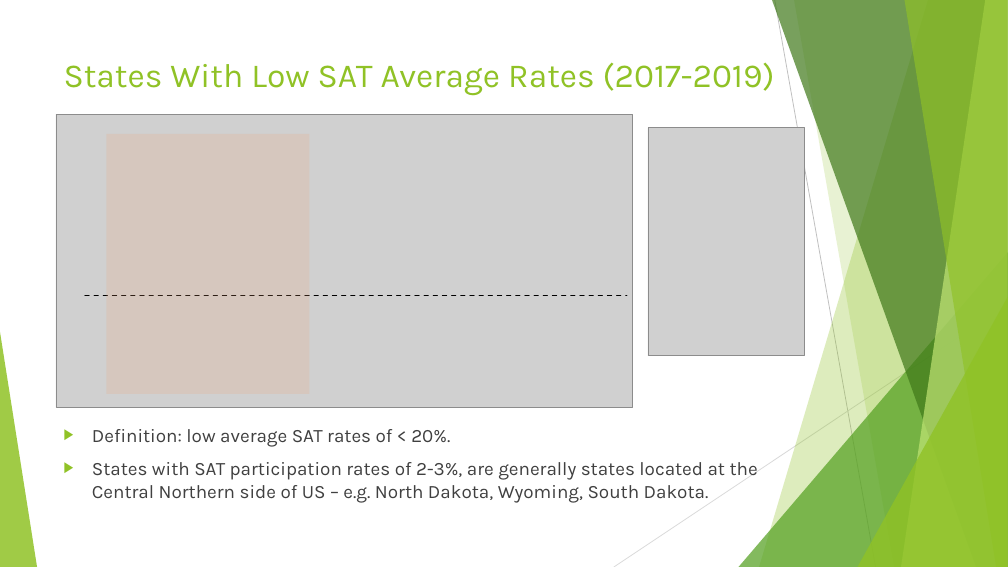
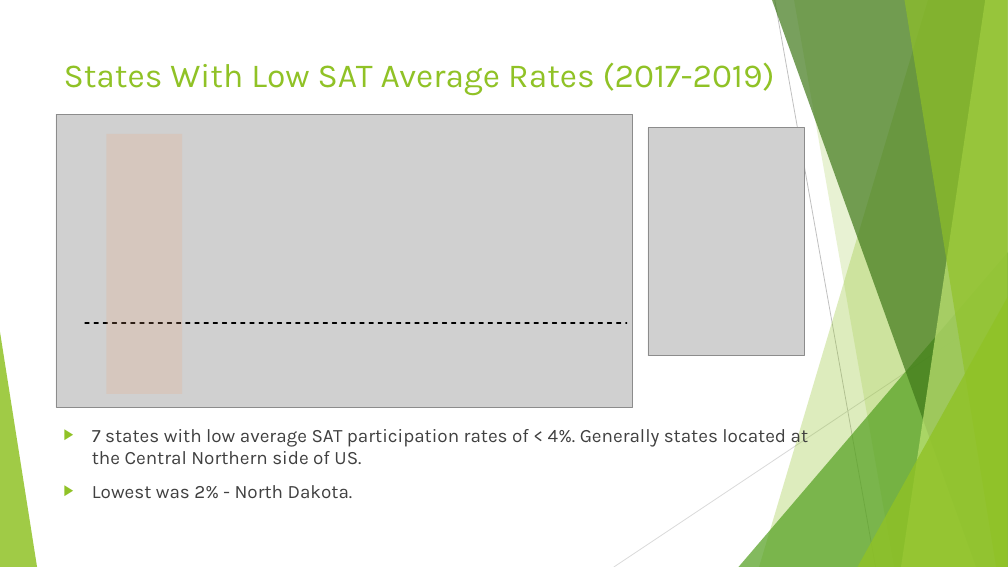
Before and after one commit to weizhe38/GA-Project-Weizhe-, a slide deck: slide 4 of Project 1/Project 1 Slides.pptx. Drawn at 1008x567 pixels with LibreOffice and Linux fonts; fonts in the diff are those of the drawing; grey boxes stand for pictures. Boxes give left, top, right and bottom in pixels: in the first picture for what was removed or moved away, otherwise in the second. Text is boxed around its words. In the diff, an @@ line names an element or a change of style, - is before the commit and + after.

```diff
--- a/Project 1/Project 1 Slides.pptx
+++ b/Project 1/Project 1 Slides.pptx
@@ rectangle: place and size @@
-rectangle at [107,134,310,394]
+rectangle at [107,134,182,394]
@@ line moved from (85, 296) - (627, 296) to (85, 323) - (627, 323) @@
@@ text at [92,425,809,498]: text changed @@
-▶ Definition: low average SAT rates of < 20%.
-▶ States with SAT participation rates of 2-3%, are generally states located at the Central Northern side of US – e.g. North Dakota, Wyoming, South Dakota.
+▶ 7 states with low average SAT participation rates of < 4%. Generally states located at the Central Northern side of US.
+▶ Lowest was 2% - North Dakota.
```
Also in this commit, not shown: 3 other slides changed.
